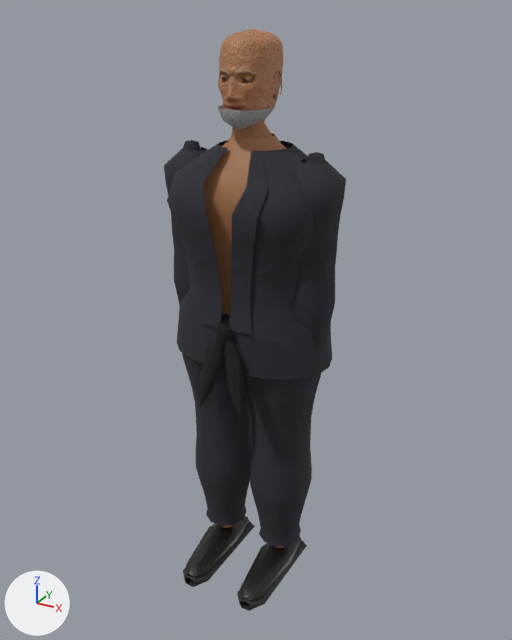
The glTF model games/fighter/assets/models/crowd8.glb as it was, and as the next commit left it.
Both versions are drawn from a 50 mm lens placed at (1.043, -1.87, 1.908), pointed at (0.015, -0.002, 0.974). The axes (+X, +Y, +Z) are drawn at lower left. The lights are the same throughout. The older version comes first. Vertices at exactly the same position are counted once.

The first picture shows 'Body'.
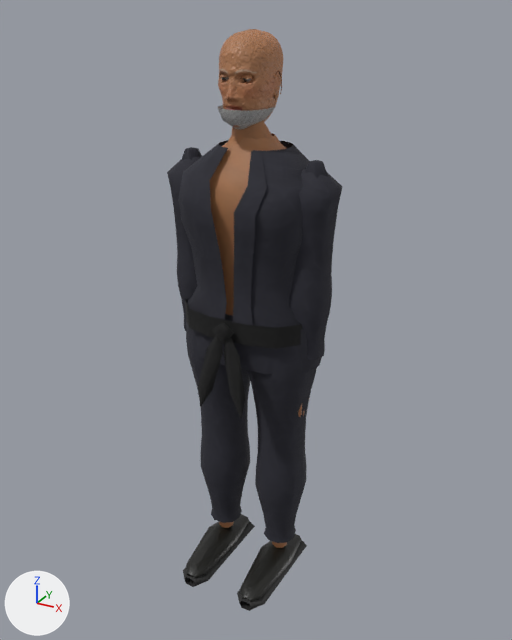
Boxes (x1, y1, x2, y2) around the edits, measured in the pictures (512 x 640 px; the box of a moved part takes in the faces that stretch with it):
```json
{"object": "Body", "change": "reshaped", "before": [164, 29, 346, 611], "after": [167, 29, 342, 611]}
{"part": 1, "of": "me_crowd8_body", "change": "moved or reshaped", "before": [244, 373, 321, 547], "after": [248, 354, 317, 543]}
{"part": 2, "of": "me_crowd8_body", "change": "moved or reshaped", "before": [306, 152, 326, 164], "after": [305, 160, 328, 178]}
{"part": 3, "of": "me_crowd8_body", "change": "moved or reshaped", "before": [182, 140, 201, 151], "after": [181, 147, 201, 161]}
{"part": 4, "of": "me_crowd8_body", "change": "rebuilt", "before": [292, 159, 346, 360], "after": [289, 168, 342, 360]}
{"part": 5, "of": "me_crowd8_body", "change": "rebuilt", "before": [164, 147, 208, 306], "after": [167, 155, 202, 331]}
{"part": 6, "of": "me_crowd8_body", "change": "moved or reshaped", "before": [177, 29, 283, 526], "after": [186, 29, 281, 523]}
```

Edits to the scene script, one JSON object a line:
```json
{"block": "me_crowd8_body", "where": "# used by ob_body; location = (0.0, 0.0, 0.0)"}
{"op": "remove", "block": "me_crowd8_body", "code": "me_crowd8_body.from_pydata(...)  # 4846 vertices, 8326 faces; spans x -0.3..0.3, y -0.26..0.19, z 0.0..1.85"}
{"op": "add", "block": "me_crowd8_body", "code": "me_crowd8_body.from_pydata(...)  # 4828 vertices, 8290 faces; spans x -0.29..0.29, y -0.26..0.17, z 0.0..1.85"}
{"block": "me_crowd8_body", "change": "me_crowd8_body part 1: the loose piece of 165 vertices spanning x -0.02..0.26, y -0.14..0.13, z 0.14..1.02 is scaled about its middle by (0.833, 0.839, 1)"}
{"block": "me_crowd8_body", "change": "me_crowd8_body part 2: the loose piece of 24 vertices spanning x 0.16..0.26, y -0.05..0.04, z 1.41..1.53 is scaled about its middle by (0.981, 1, 0.875), then moved by (0.0, 0.0, -0.01)"}
{"block": "me_crowd8_body", "change": "me_crowd8_body part 3: the loose piece of 24 vertices spanning x -0.26..-0.16, y -0.05..0.04, z 1.41..1.53 is scaled about its middle by (0.981, 1, 0.875), then moved by (0.0, 0.0, -0.01)"}
{"block": "me_crowd8_body", "change": "me_crowd8_body part 4: the loose piece of 117 vertices spanning x 0.11..0.3, y -0.1..0.09, z 0.9..1.51 is rebuilt with 108 vertices and now spans x 0.12..0.29, y -0.09..0.08, z 0.9..1.49"}
{"block": "me_crowd8_body", "change": "me_crowd8_body part 5: the loose piece of 117 vertices spanning x -0.3..-0.11, y -0.1..0.09, z 0.9..1.51 is rebuilt with 108 vertices and now spans x -0.29..-0.12, y -0.09..0.08, z 0.9..1.49"}
{"block": "me_crowd8_body", "change": "me_crowd8_body part 6: 337 vertices moved from x -0.28..0.28, y -0.2..0.19, z 0.86..1.85 to x -0.24..0.24, y -0.17..0.17, z 0.86..1.85; 362 vertices removed from x -0.26..0.07, y -0.14..0.13, z 0.14..1.85; 362 vertices added at x -0.24..0.08, y -0.13..0.12, z 0.14..1.85"}
```
